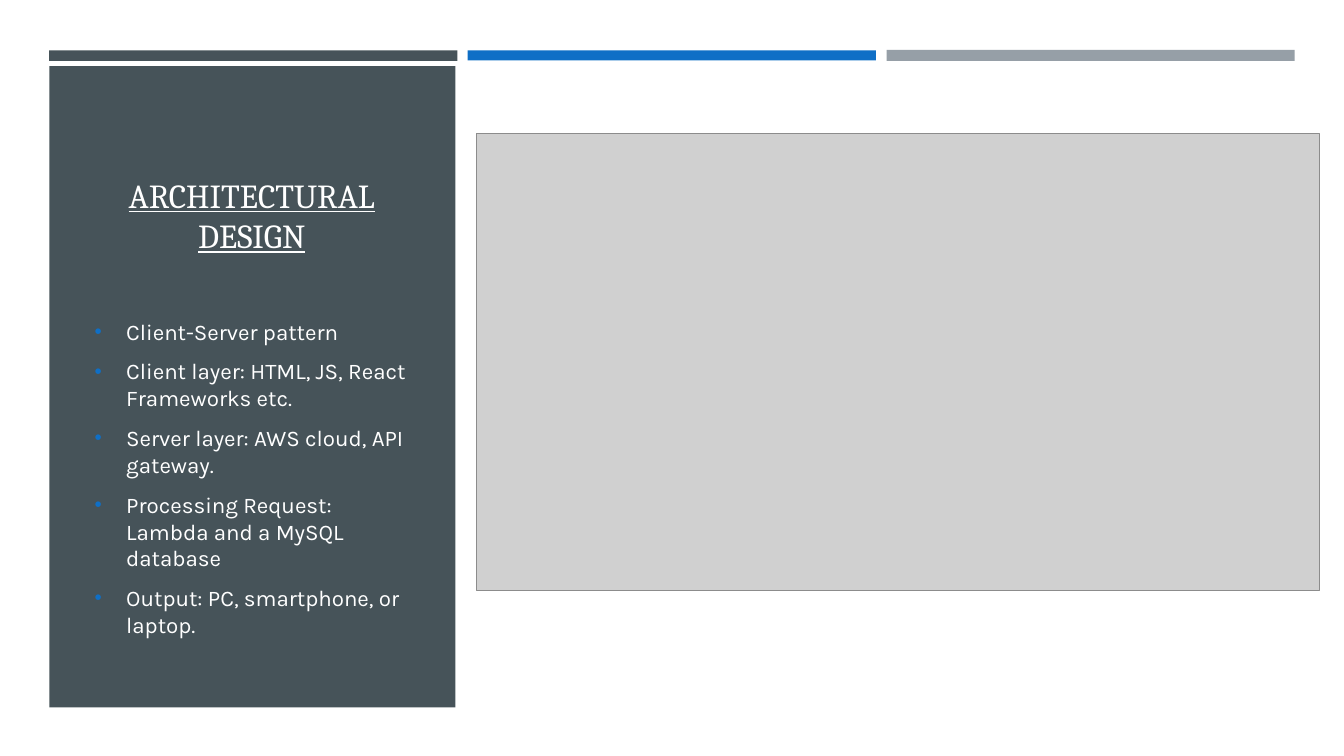
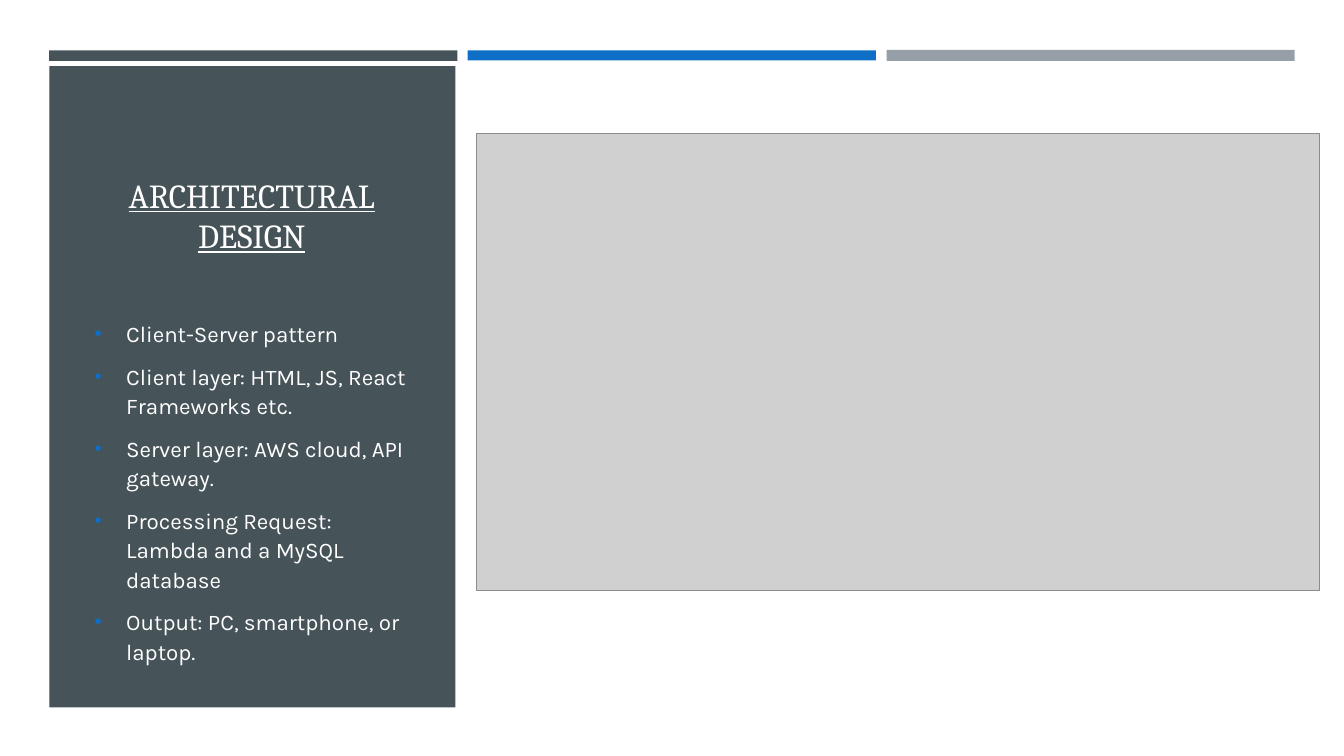
Before and after one commit to Yackul/work, a slide deck: slide 5 of docs/CodeReview_FinalPresentation.pptx. Drawn at 1344x756 pixels with LibreOffice and Linux fonts; fonts in the diff are those of the drawing; grey boxes stand for pictures. Boxes give left, top, right and bottom in pixels: in the first picture for what was removed or moved away, otherwise in the second. Text is boxed around its words. In the diff, an @@ line names an element or a change of style, - is before the commit and + after.

Commit message:
Updated presentation

```diff
--- a/docs/CodeReview_FinalPresentation.pptx
+++ b/docs/CodeReview_FinalPresentation.pptx
@@ text "Client-Server pattern" at [126,326,405,636]: line spacing 1 to 1.1 @@
```
Also in this commit, not shown: 1 other slide changed.
